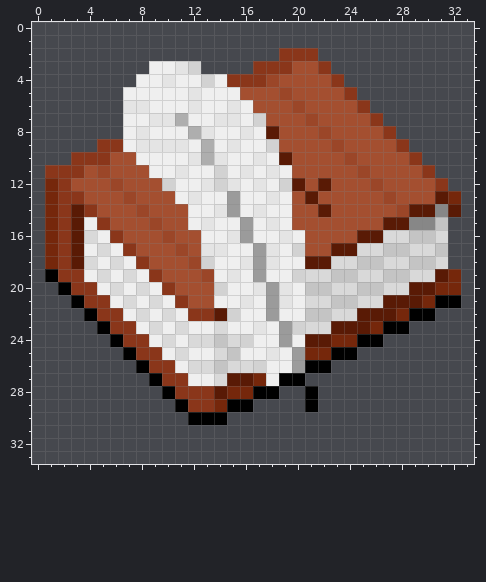
Edited in one commit: pixel-art sprite (textures/ui/icon_book_writable.png). Above is the file before it was changed.
The file is 68x68 pixels, drawn in blocks of 2x2; one block is one cell here. Colours within 5 levels of each other are drawn and written as one.
New version:
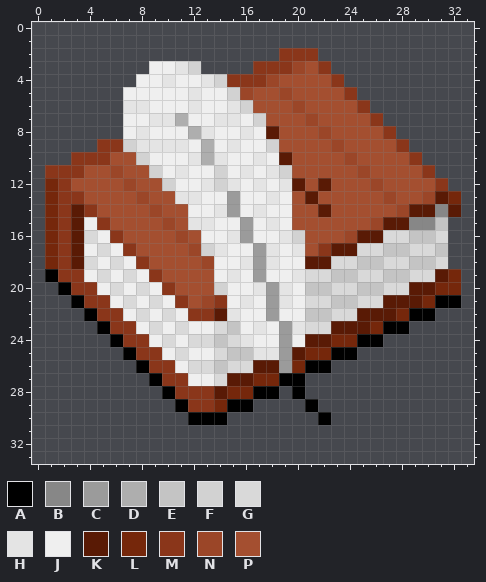
Palette (. is transparent): A #000000  B #878787  C #9b9b9b  D #aeaeae  E #c4c4c4  F #d2d2d2  G #d9d9d9  H #e4e4e4  J #efefef  K #591a05  L #75270b  M #8a361a  N #9b4628  P #a44f30
The exact change:
{"y":3,"x":20,"old":"P","new":"N"}
{"y":4,"x":13,"old":"FJ","new":"HF"}
{"y":5,"x":15,"old":"JP","new":"FN"}
{"y":6,"x":16,"old":"J","new":"F"}
{"y":9,"x":7,"old":"J","new":"F"}
{"y":10,"x":8,"old":"J","new":"F"}
{"y":11,"x":5,"old":"NP","new":"PN"}
{"y":11,"x":9,"old":"J","new":"F"}
{"y":11,"x":19,"old":"J","new":"F"}
{"y":12,"x":6,"old":"NP","new":"PN"}
{"y":12,"x":19,"old":"F","new":"H"}
{"y":13,"x":7,"old":"NP","new":"PN"}
{"y":13,"x":11,"old":"J","new":"H"}
{"y":13,"x":30,"old":"P","new":"N"}
{"y":14,"x":8,"old":"NP","new":"PN"}
{"y":15,"x":9,"old":"NP","new":"PN"}
{"y":15,"x":12,"old":"J","new":"H"}
{"y":15,"x":26,"old":"P","new":"N"}
{"y":16,"x":10,"old":"NP","new":"PN"}
{"y":16,"x":20,"old":"J","new":"F"}
{"y":16,"x":24,"old":"P","new":"N"}
{"y":17,"x":11,"old":"NPH","new":"PNF"}
{"y":17,"x":20,"old":"F","new":"H"}
{"y":17,"x":22,"old":"P","new":"M"}
{"y":18,"x":12,"old":"NF","new":"PN"}
{"y":19,"x":13,"old":"N","new":"P"}
{"y":19,"x":20,"old":"F","new":"H"}
{"y":21,"x":13,"old":"PJ","new":"NM"}
{"y":22,"x":15,"old":"F","new":"H"}
{"y":23,"x":15,"old":"J","new":"E"}
{"y":23,"x":20,"old":"F","new":"H"}
{"y":24,"x":16,"old":"F","new":"H"}
{"y":25,"x":16,"old":"JJ","new":"EH"}
{"y":25,"x":19,"old":"JC","new":"CK"}
{"y":26,"x":17,"old":"FJJC","new":"KKCL"}
{"y":27,"x":18,"old":"J","new":"L"}
{"y":28,"x":20,"old":".A","new":"A."}
{"y":30,"x":22,"old":".","new":"A"}
